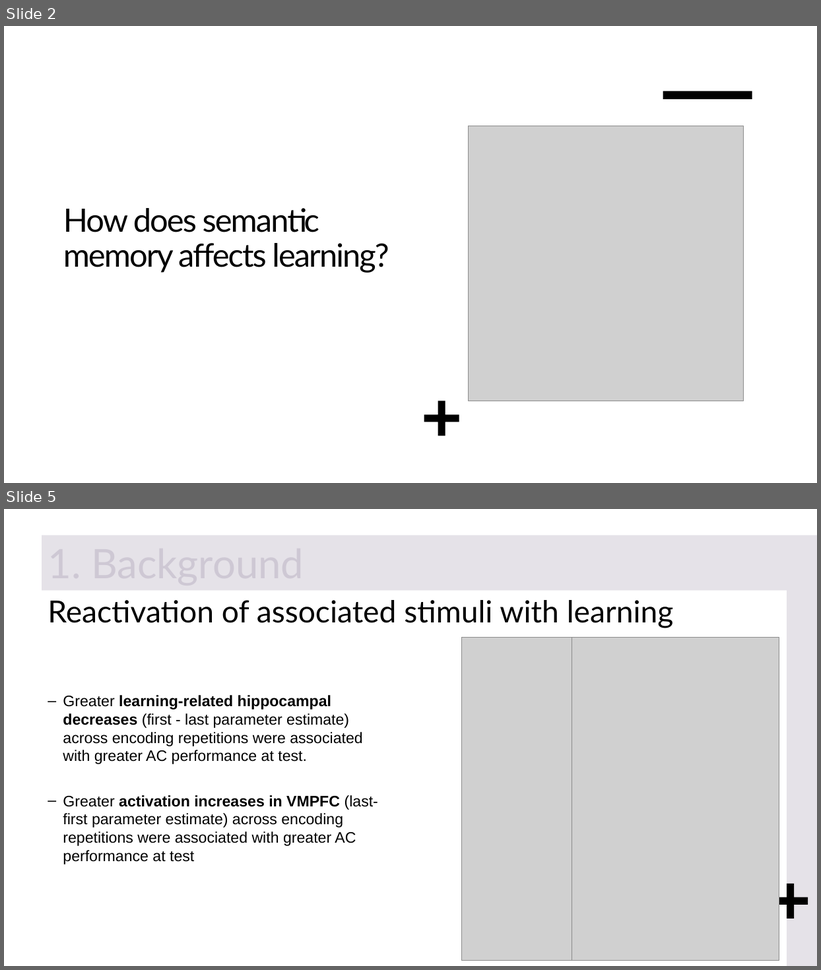
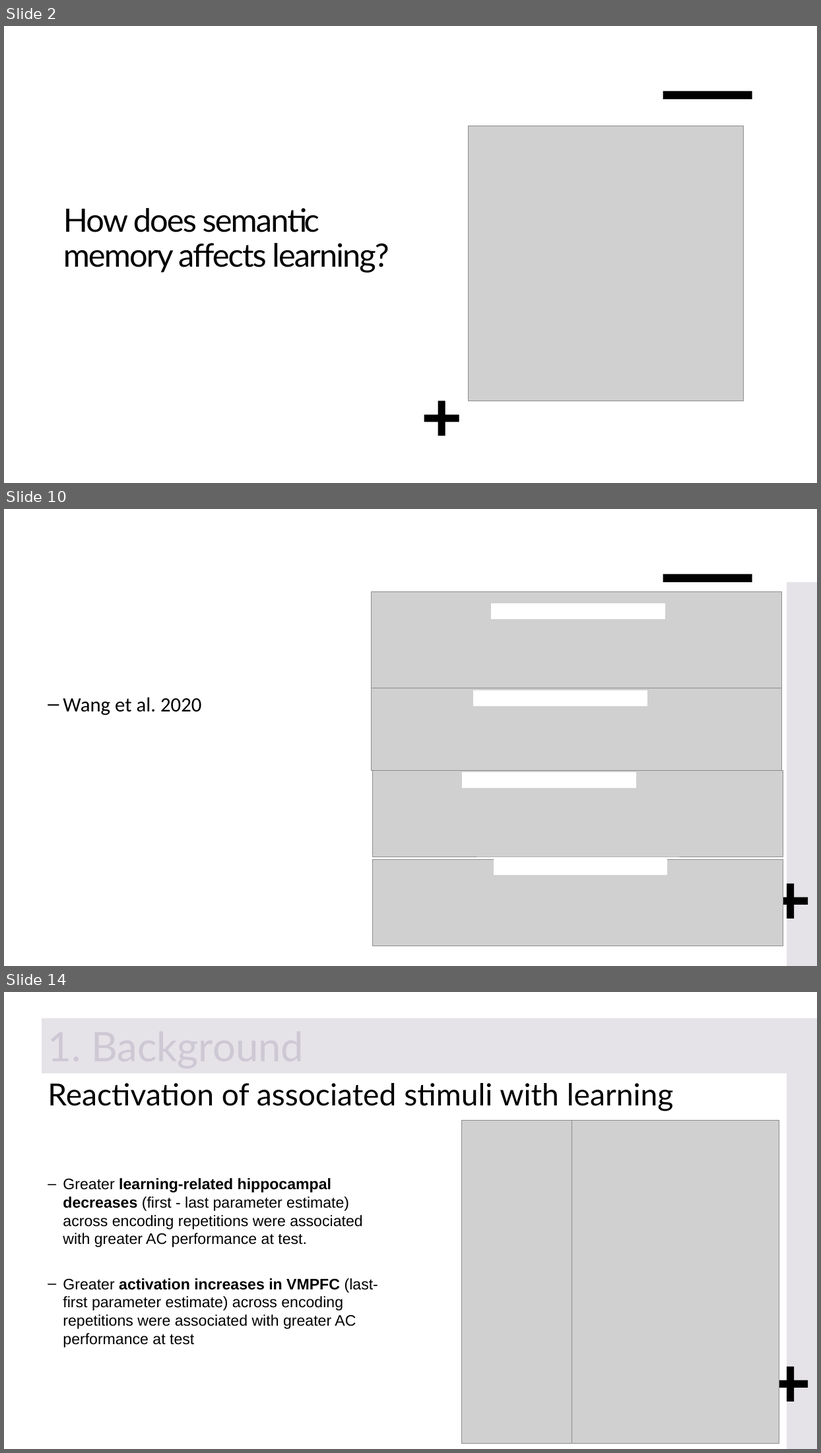
Before and after one commit to FlorianLeprevost/SemLink, a slide deck: BIONpres.pptx. Shown one above the other, each under a label of ours: slides 2 and 5 before the commit, slides 2, 10 and 14 after it; the slides between them are not shown. The pictures are 821x970 and 821x1453 pixels, drawn with LibreOffice and Linux fonts; fonts in the diff are those of the drawing; grey boxes stand for pictures. Boxes give left, top, right and bottom in pixels: in the first picture for what was removed or moved away, otherwise in the second. Text is boxed around its words. In the diff, an @@ line names an element or a change of style, - is before the commit and + after.

```diff
--- a/BIONpres.pptx
+++ b/BIONpres.pptx
@@ slide 10 added at box(4, 509, 817, 966), background #FFFFFF; not listed: 2 template elements that a slide beside it also shows @@
@@ rectangle added at box(663, 574, 752, 582), fill #000000 @@
@@ picture added at box(372, 684, 782, 770) @@
@@ text added at box(63, 697, 201, 716), 24 pt, text #000000 @@
+– Wang et al. 2020
@@ picture added at box(373, 770, 783, 857) @@
@@ picture added at box(373, 860, 783, 947) @@
@@ group added at box(372, 591, 782, 875): 4 rectangles, 1 picture @@
@@ what was slide 5 is now slide 14 @@
```
Also in this commit, not shown: 1 slide changed, 9 other slides added, 2 slides removed.
